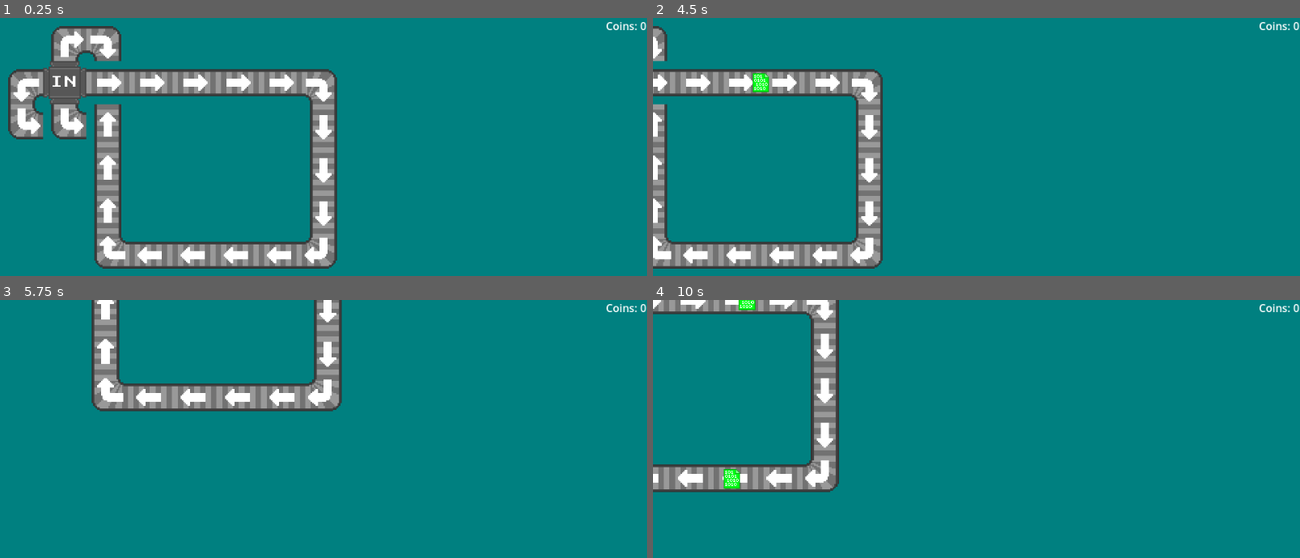
Above: before the commit, frames 1-4 (two rows, left to right).
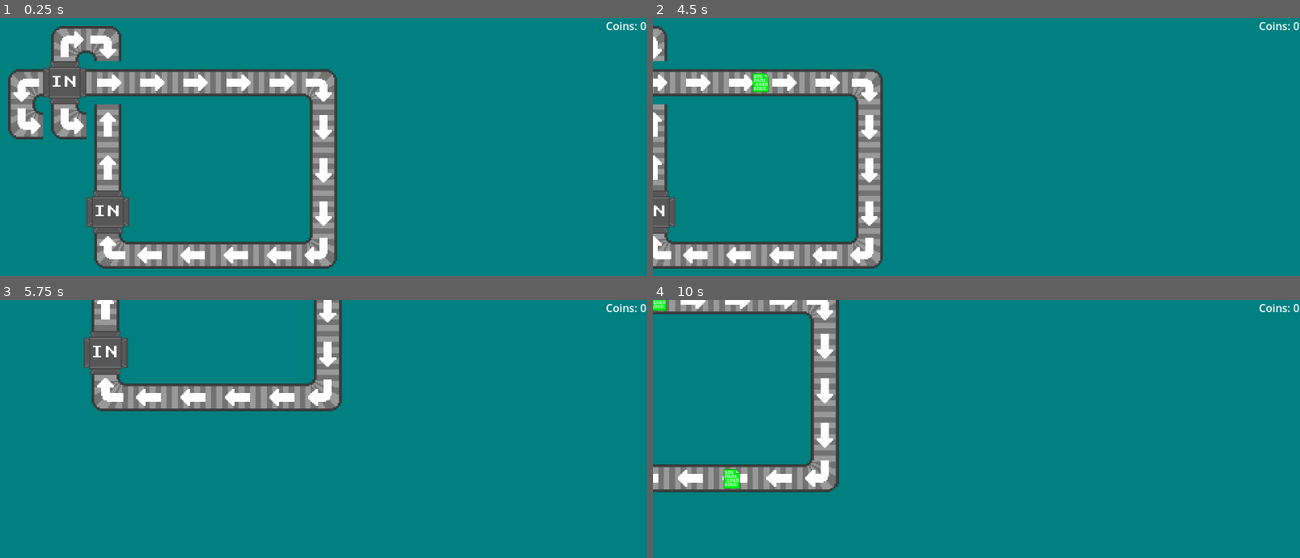
Above: after the commit, the same moments.

Repository: Birb-Games/gmtk-game-jam-2024
Game: Godot game, scene res://scenes/Root.tscn
The game is run twice, just before and just after one commit, with the same random seed, the same clock (stepped at 60 frames per second) and the same inputs.
Inputs (mouse positions are in pixels of both pictures, inside the frame that each line leads up to):
- Up to frame 1 (0.25 s): no input
- Up to frame 2 (4.5 s): move the mouse to (1118, 180) at 0.52 s; hold D (right) 0.53-1.28 s; hold Mouse wheel up (zoom_in) 0.53-1.28 s; move the mouse to (847, 219) at 1.27 s; hold S (down) 1.28-2.03 s; tap Mouse wheel down (zoom_out) at 1.35, 2.85, 4.35 s; move the mouse to (1041, 118) at 2.02 s; hold D (right) 2.03-2.78 s; hold Mouse wheel up (zoom_in) 2.03-2.78 s; move the mouse to (944, 273) at 2.77 s; hold W (up) 2.78-3.53 s; move the mouse to (1170, 255) at 3.52 s; hold Mouse wheel up (zoom_in) 3.53-4.28 s; hold A (left) from 3.53 s (still down); move the mouse to (782, 144) at 4.27 s
- Up to frame 3 (5.75 s): move the mouse to (355, 483) at 5.02 s; release A (left) at 5.03 s; hold S (down) from 5.03 s (still down); hold Mouse wheel up (zoom_in) from 5.03 s (still down)
- Up to frame 4 (10 s): move the mouse to (879, 390) at 5.77 s; release S (down) at 5.78 s; release Mouse wheel up (zoom_in) at 5.78 s; hold D (right) 5.78-6.53 s; tap Mouse wheel down (zoom_out) at 5.85, 7.35, 8.85 s; move the mouse to (1118, 462) at 6.52 s; hold W (up) 6.53-7.28 s; hold Mouse wheel up (zoom_in) 6.53-7.28 s; move the mouse to (847, 501) at 7.27 s; hold D (right) 7.28-8.03 s; move the mouse to (1041, 400) at 8.02 s; hold S (down) 8.03-8.78 s; hold Mouse wheel up (zoom_in) 8.03-8.78 s; move the mouse to (944, 555) at 8.77 s; hold A (left) 8.78-9.53 s; move the mouse to (1170, 537) at 9.52 s; hold W (up) from 9.53 s (still down); hold Mouse wheel up (zoom_in) from 9.53 s (still down)

The runs differ from the first frame. In frame 1, 0.9% of the frame differs, in the area x 13-20%, y 66-84%; in frame 2, 0.5%; in frame 3, 0.9%, in the area x 12-20%, y 11-30%; in frame 4, 0.2%.

Commit message:
Fixed the spawn function so that it scans for input pipes at the beginning

Diff:
--- a/scenes/Root.tscn
+++ b/scenes/Root.tscn
@@ -4,14 +4,14 @@
 [ext_resource type="Script" path="res://scripts/root.gd" id="1_3r0vi"]
 [ext_resource type="TileSet" uid="uid://bfkboupnfd6k6" path="res://assets/tiles/tiles.tres" id="1_nki4d"]
 [ext_resource type="PackedScene" uid="uid://cesjchmp7tfuv" path="res://scenes/Get.tscn" id="2_gmtlf"]
-[ext_resource type="PackedScene" path="res://scenes/HUD.tscn" id="3_kqhvd"]
+[ext_resource type="PackedScene" uid="uid://df7xjo4ai6vhq" path="res://scenes/HUD.tscn" id="3_kqhvd"]
 
 [node name="Root" type="Node2D"]
 script = ExtResource("1_3r0vi")
 get_request = ExtResource("2_gmtlf")
 
 [node name="TileMapLayer" type="TileMapLayer" parent="."]
-tile_map_data = PackedByteArray("AAABAAEAAAAAAAAAAAACAAEAAAA …(203 unchanged characters)… UAAAAAAAMAAQACAAUAAAACAAMABwACAAQAAAAAAAMAAwACAAMAAAAAAAMAAwACAAIAAAAAAAMAAwABAAAAAA …(76 unchanged characters)…
+tile_map_data = PackedByteArray("AAABAAEAAAAAAAAAAAACAAEAAAA …(203 unchanged characters)… UAAAAAAAMAAQACAAUAAAACAAMABwACAAQAAAAAAAAAAAACAAMAAAAAAAMAAwACAAIAAAAAAAMAAwABAAAAAA …(76 unchanged characters)…
 tile_set = ExtResource("1_nki4d")
 
 [node name="Camera2D" type="Camera2D" parent="."]
--- a/scripts/root.gd
+++ b/scripts/root.gd
@@ -26,11 +26,12 @@
 func add_tile(id: String, x: int, y: int) -> void:
 	if id == "in":
 		input_pipes.push_back(Vector2i(x, y))
-	$TileMapLayer.set_cell(Vector2i(x, y), 0, tile_atlas_positions[id], 0)
+	$TileMapLayer.set_cell(Vector2i(x, y), 0, tile_atlas_positions[id])
 
 # Called when the node enters the scene tree for the first time.
 func _ready() -> void:
-	add_tile("in", 1, 1)
+	for t in $TileMapLayer.get_used_cells_by_id(-1, tile_atlas_positions["in"]):
+		input_pipes.push_back(t)
 
 func update_timers(dt: float) -> void:
 	# iterate through timers to update them
